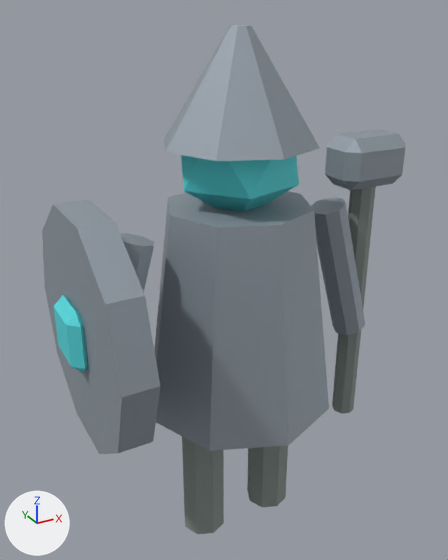
The glTF model assets/models/hero_stone_warden.glb, before and after one commit.
The view is the same before and after, from a camera (50 mm lens) standing at (-1.21, -2.08, 2.29) and looking at (-0.03, 0.06, 1.22). The lights are fixed; the arrows at lower left show +X, +Y and +Z. The picture after the commit comes second.

In view in the first picture: 'hero_stone_warden'.
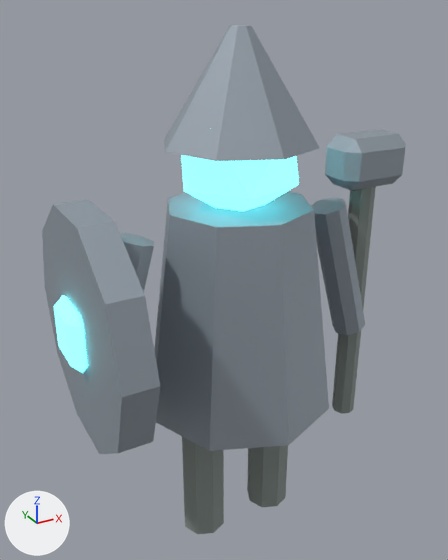
What differs and where, as boxes [x1, y1, x2, y2] in the pictures (448 x 560 px):
'hero_stone_warden', recoloured, surface changed (lighter): [50, 140, 364, 385] in both

Edits to the bpy script that builds the scene:
```text
Change mat_warden_rune:
    add mat_warden_rune.emission_color = (0.168, 0.95, 1.0)  # cyan #72f9ff
    add mat_warden_rune.emission_strength = 2.094
```
